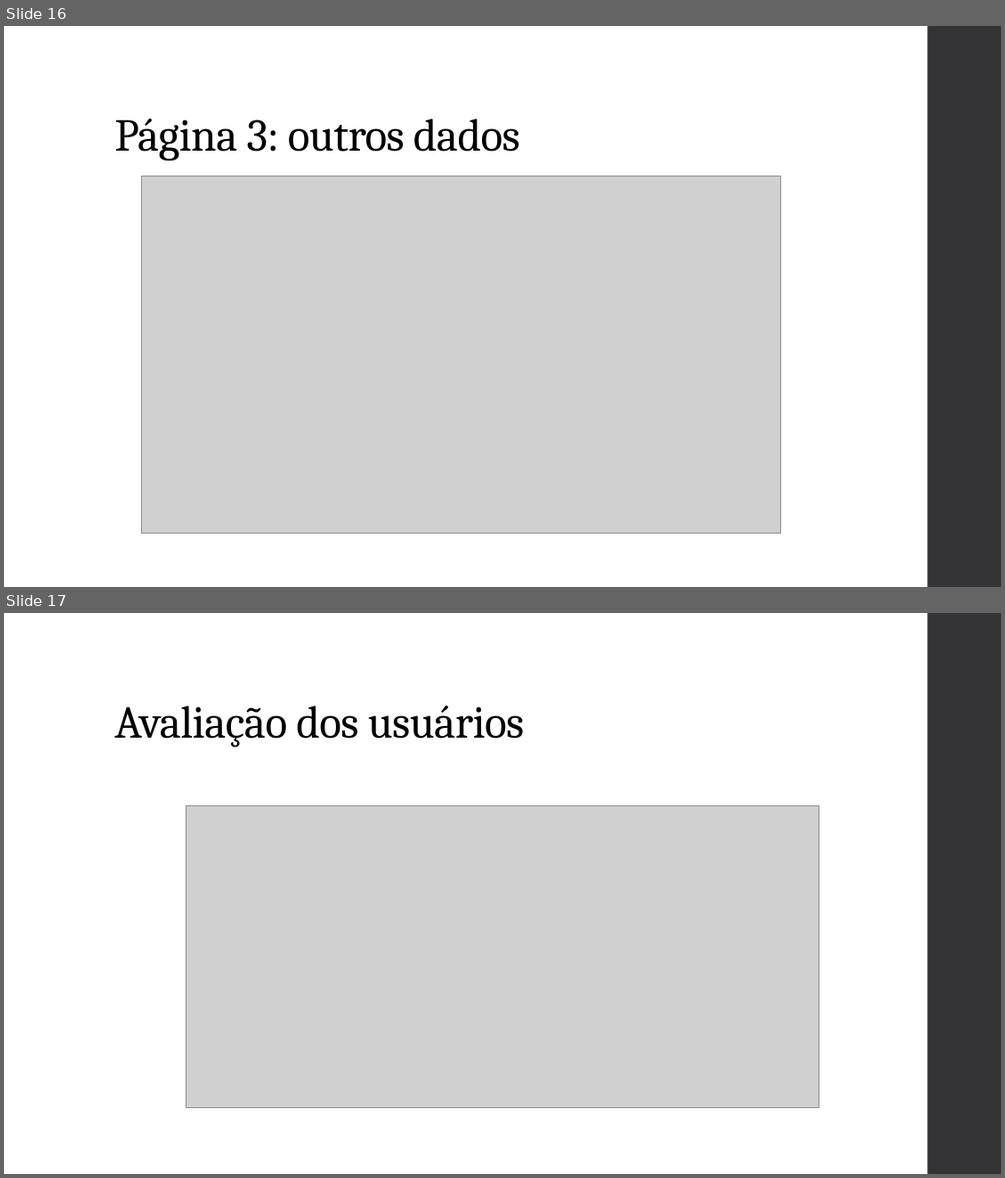
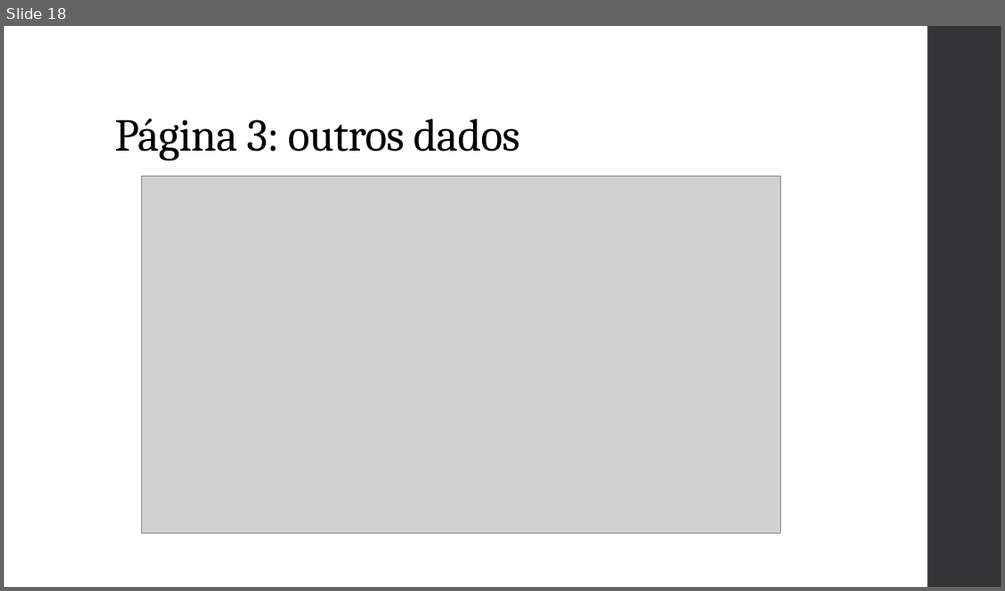
Before and after one commit to gvheisler/dashboard-disciplinas, a slide deck: presentation/presentation.pptx. Shown one above the other, each under a label of ours: slides 16 and 17 before the commit, slide 18 after it. The pictures are 1005x1178 and 1005x591 pixels, drawn with LibreOffice and Linux fonts; fonts in the diff are those of the drawing; grey boxes stand for pictures. Boxes give left, top, right and bottom in pixels: in the first picture for what was removed or moved away, otherwise in the second. Text is boxed around its words. In the diff, an @@ line names an element or a change of style, - is before the commit and + after.

```diff
--- a/presentation/presentation.pptx
+++ b/presentation/presentation.pptx
@@ slide 17 removed at (4,613,1001,1174), background #FFFFFF; not listed: 1 template element that a slide beside it also shows @@
@@ title removed at (114,706,525,747) @@
-Avaliação dos usuários
@@ picture removed at (186,806,819,1107) @@
@@ what was slide 16 is now slide 18 @@
```
Also in this commit, not shown: 7 slides changed, 2 slides added, 2 other slides removed, 1 other file.
